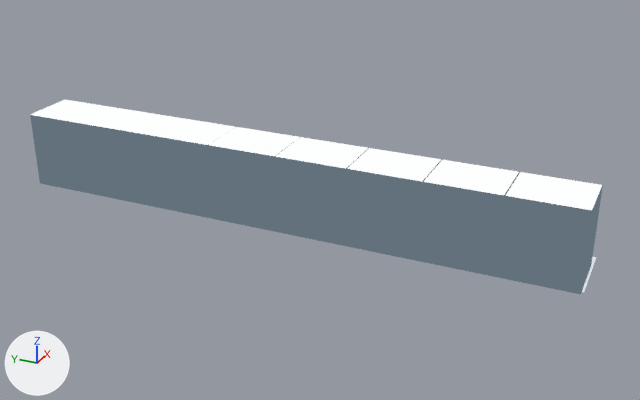
The glTF model assets/generated/rack.glb: old version first, new version second.
Before and after are seen from a 50 mm lens placed at (-19.76, -9.82, 10.67), pointed at (0.38, -0.76, 0.6). Lighting does not change. The marker at lower left points along +X, +Y and +Z. The first picture is the older version. Vertices at exactly the same position are counted once.

The first picture shows 'rack-row'.
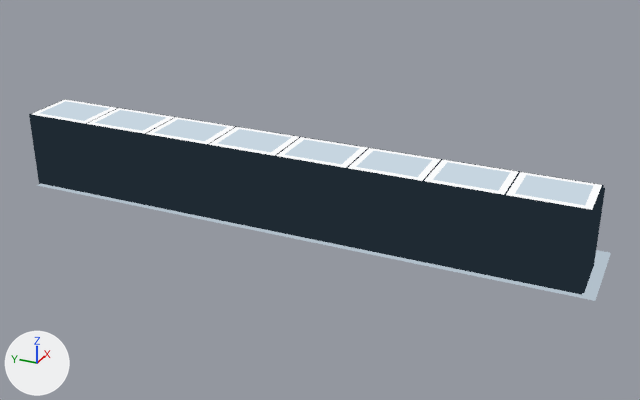
Changed parts and their boxes [x1, y1, x2, y2] in the pictures (640 x 400 px; the box of a moved part takes in the faces that stretch with it):
'rack-row', recoloured, reshaped: before [30, 99, 603, 294]; after [29, 99, 611, 301]
part 1 of me_rack_row_mesh, added: after [40, 101, 109, 121]
part 2 of me_rack_row_mesh, added: after [95, 110, 166, 131]
part 3 of me_rack_row_mesh, added: after [155, 119, 227, 141]
part 4 of me_rack_row_mesh, added: after [218, 129, 291, 152]
part 5 of me_rack_row_mesh, added: after [285, 139, 359, 164]
part 6 of me_rack_row_mesh, added: after [356, 151, 432, 177]
part 7 of me_rack_row_mesh, added: after [433, 162, 510, 191]
part 8 of me_rack_row_mesh, added: after [515, 175, 593, 205]
part 9 of me_rack_row_mesh, moved or reshaped: before [582, 257, 596, 292]; after [37, 183, 611, 301]
part 10 of me_rack_row_mesh, added (blue): after [582, 188, 605, 293]

What changed in the scene script:
```text
Change mat_rackshadow:
    where n0 = _N.new('ShaderNodeEmission'); n0.name = 'Emission'
    n0.inputs[0].default_value: (0.776, 0.835, 0.878, 1.0) -> (0.565, 0.665, 0.745, 1.0)  # 'Color', white #e4ecf1 -> 'Color', pale blue #c6d5e0
Change mat_floorshadow:
    where n0 = _N.new('ShaderNodeEmission'); n0.name = 'Emission'
    n0.inputs[0].default_value: (0.698, 0.753, 0.796, 1.0) -> (0.445, 0.527, 0.597, 1.0)  # 'Color', white #dae1e7 -> 'Color', light grey #b2c0cb
Change mat_ink:
    where n0 = _N.new('ShaderNodeEmission'); n0.name = 'Emission'
    n0.inputs[0].default_value: (0.122, 0.165, 0.2, 1.0) -> (0.0137, 0.0232, 0.0331, 1.0)  # 'Color', greyish blue #62717c -> 'Color', dark blue #1f2a33
Change me_rack_row_mesh:
    used by ob_rack_row; location = (0.0, 0.0, 0.0)
    remove me_rack_row_mesh.from_pydata(...)  # 2056 vertices, 3084 faces; spans x -0.8..1.2, y -8.1..8.1, z 0.0..2.2
    add me_rack_row_mesh.from_pydata(...)  # 2064 vertices, 3096 faces; spans x -0.9..1.6, y -8.4..8.0, z 0.0..2.2
    me_rack_row_mesh part 1: a new loose piece, a box spanning x -0.6..0.6, y 6.2..7.8, z 2.178..2.202, in mat_rackshadow
    me_rack_row_mesh part 2: a new loose piece, a box spanning x -0.6..0.6, y 4.2..5.8, z 2.178..2.202, in mat_rackshadow
    me_rack_row_mesh part 3: a new loose piece, a box spanning x -0.6..0.6, y 2.2..3.8, z 2.178..2.202, in mat_rackshadow
    me_rack_row_mesh part 4: a new loose piece, a box spanning x -0.6..0.6, y 0.2..1.8, z 2.178..2.202, in mat_rackshadow
    me_rack_row_mesh part 5: a new loose piece, a box spanning x -0.6..0.6, y -1.8..-0.2, z 2.178..2.202, in mat_rackshadow
    me_rack_row_mesh part 6: a new loose piece, a box spanning x -0.6..0.6, y -3.8..-2.2, z 2.178..2.202, in mat_rackshadow
    me_rack_row_mesh part 7: a new loose piece, a box spanning x -0.6..0.6, y -5.8..-4.2, z 2.178..2.202, in mat_rackshadow
    me_rack_row_mesh part 8: a new loose piece, a box spanning x -0.6..0.6, y -7.8..-6.2, z 2.178..2.202, in mat_rackshadow
    me_rack_row_mesh part 9: the loose piece of 8 vertices spanning x -0.6..1.2, y -8.1..8.1, z 0.0 is scaled about its middle by (1.37, 1.01, 0.5), then moved by (0.0, -0.2, 0.0)
    me_rack_row_mesh part 10: a new loose piece, a box spanning x -0.755..0.755, y -8.06..-8.0, z 0.03..2.13, in mat_ink
    other edits to the shape of me_rack_row_mesh do not show in these pictures
```
